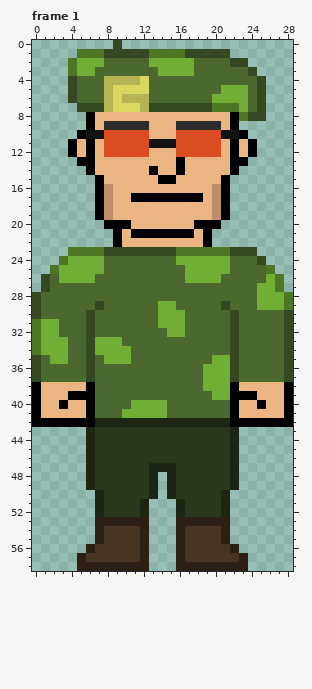
File history of a pixel-art file, WIP/MajorTom.aseprite. The first picture shows the starting point.
29x59 pixels, 1 frame. Shown: frame 1. The commit also changed other frames, which this record leaves out.
Once edited:
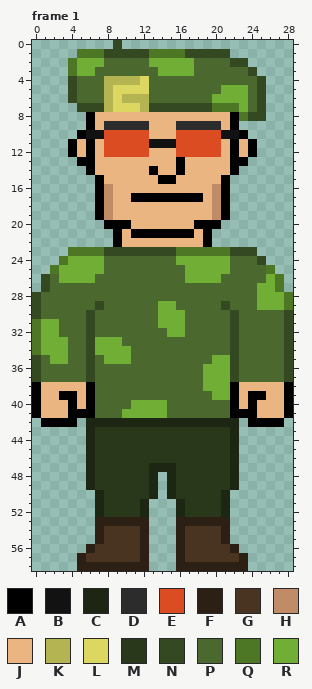
Palette (. is transparent): A #000000  B #121212  C #1c2612  D #2c2c2c  E #db4c22  F #2c2014  G #483421  H #bf8c67  J #ebb581  K #b4b552  L #dcd761  M #29381a  N #344821  P #4b692f  Q #4d7725  R #70ae35
From old to new:
{"where": "frame 1"}
{"frame":1,"y":39,"x":3,"old":"J","new":"A"}
{"frame":1,"y":39,"x":5,"old":"A","new":"J"}
{"frame":1,"y":39,"x":23,"old":"A","new":"J"}
{"frame":1,"y":39,"x":25,"old":"J","new":"A"}
{"frame":1,"y":40,"x":3,"old":"AJ","new":"JA"}
{"frame":1,"y":40,"x":24,"old":"JA","new":"AJ"}
{"frame":1,"y":41,"x":4,"old":"JJ","new":"AA"}
{"frame":1,"y":41,"x":23,"old":"JJ","new":"AA"}
{"frame":1,"y":42,"x":0,"old":"A","new":"."}
{"frame":1,"y":42,"x":5,"old":"AA","new":".C"}
{"frame":1,"y":42,"x":22,"old":"AA","new":"C."}
{"frame":1,"y":42,"x":28,"old":"A","new":"."}
